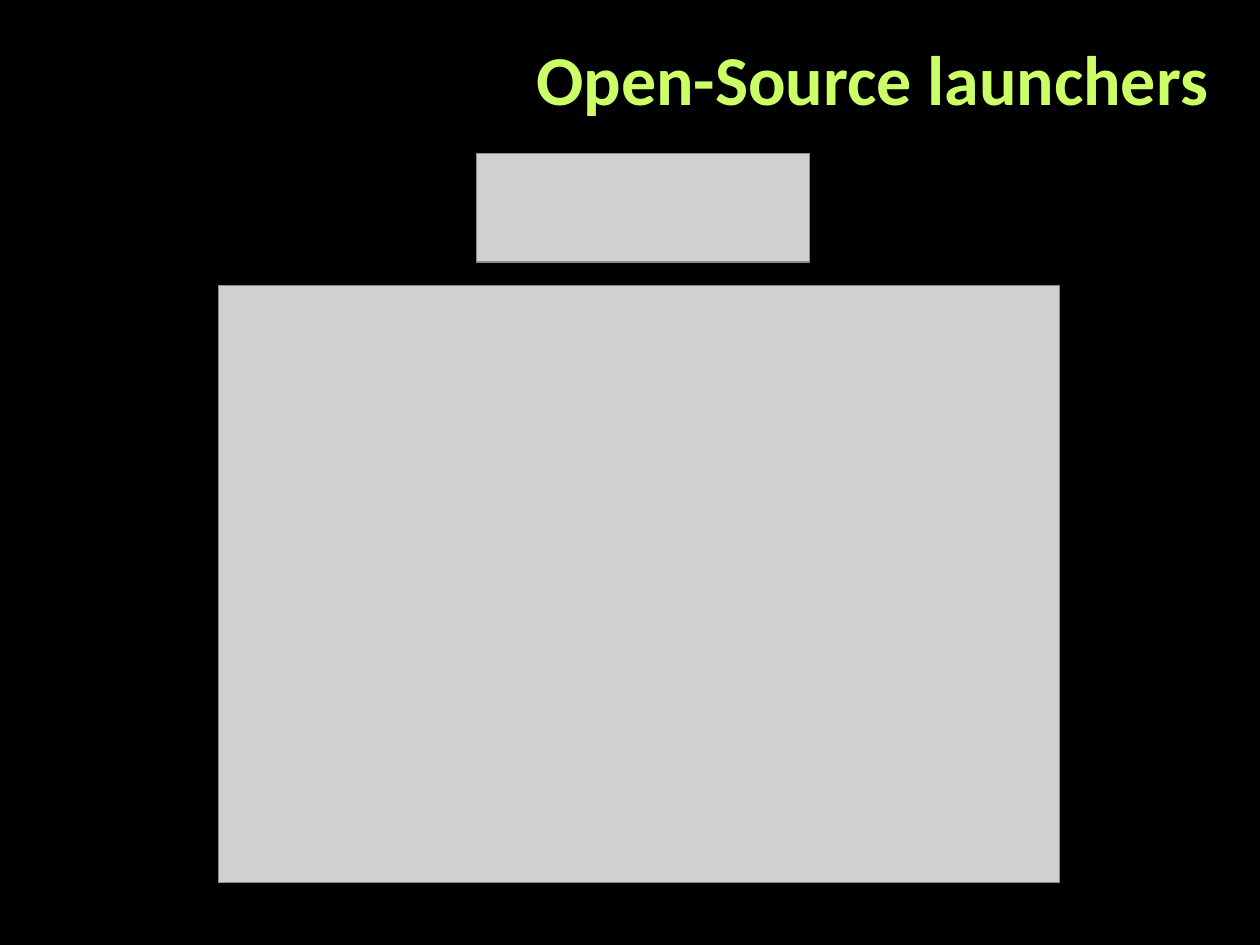
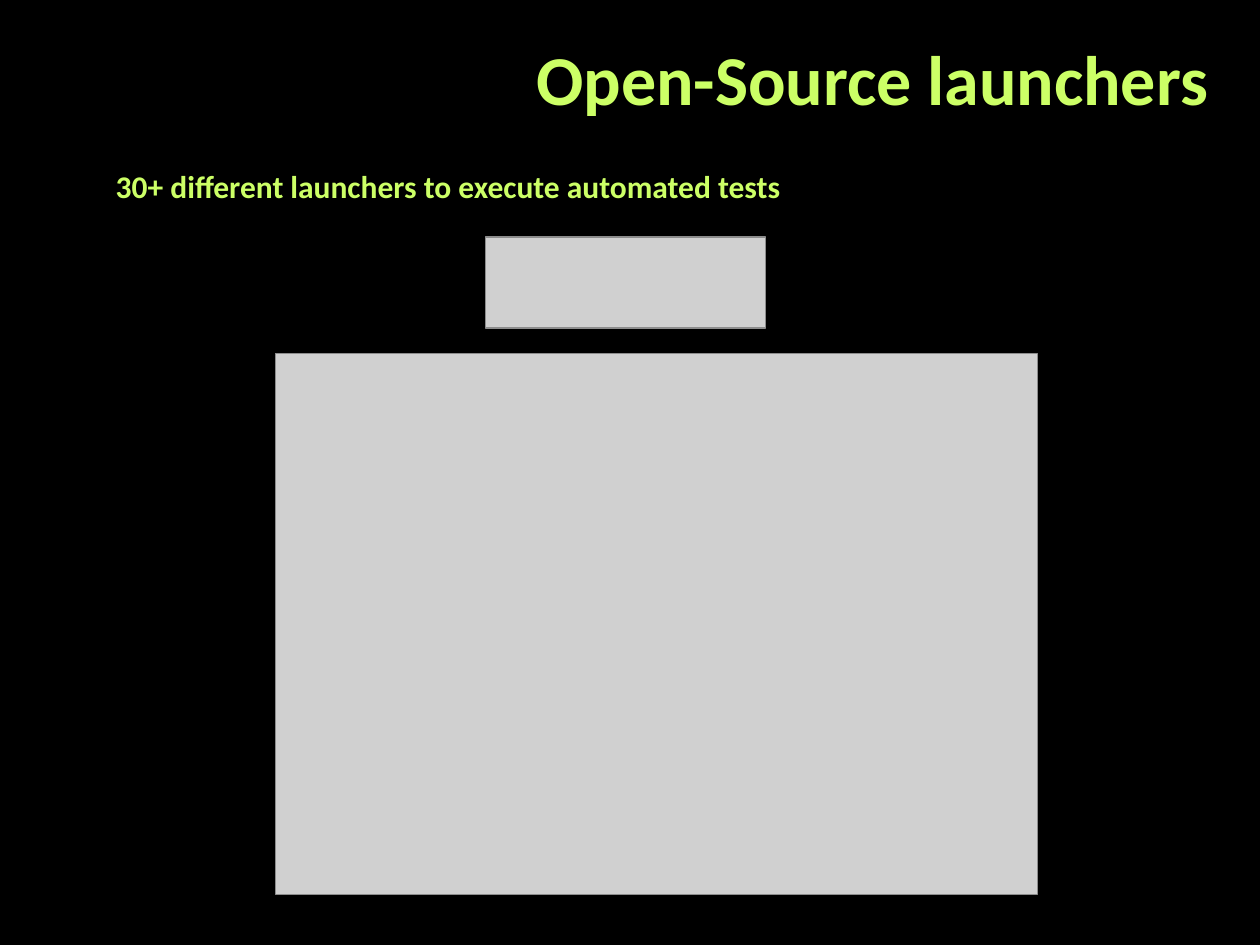
Before and after one commit to eandmir/TeamStarofSierraLeone, a slide deck: slide 6 of XStudio Test management tool.pptx. Drawn at 1260x945 pixels with LibreOffice and Linux fonts; fonts in the diff are those of the drawing; grey boxes stand for pictures; background and template pictures are left out. Boxes give left, top, right and bottom in pixels: in the first picture for what was removed or moved away, otherwise in the second. Text is boxed around its words. In the diff, an @@ line names an element or a change of style, - is before the commit and + after.

```diff
--- a/XStudio Test management tool.pptx
+++ b/XStudio Test management tool.pptx
@@ text added at bbox=[116, 176, 780, 199], 18 pt, text #CCFF66, bold @@
+    30+ different launchers to execute automated tests
@@ picture: place and size @@
-picture at bbox=[476, 154, 809, 262]
+picture at bbox=[485, 237, 765, 328]
@@ picture: place and size @@
-picture at bbox=[219, 286, 1060, 883]
+picture at bbox=[276, 354, 1037, 895]
```
Also in this commit, not shown: 3 other slides changed.
